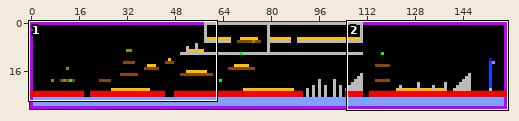
Edited in one commit: sprite sheet (src/resources/maps/level1.png). Above: a wide view before the commit, with the close-up outlined.
Close-up. Before the commit:
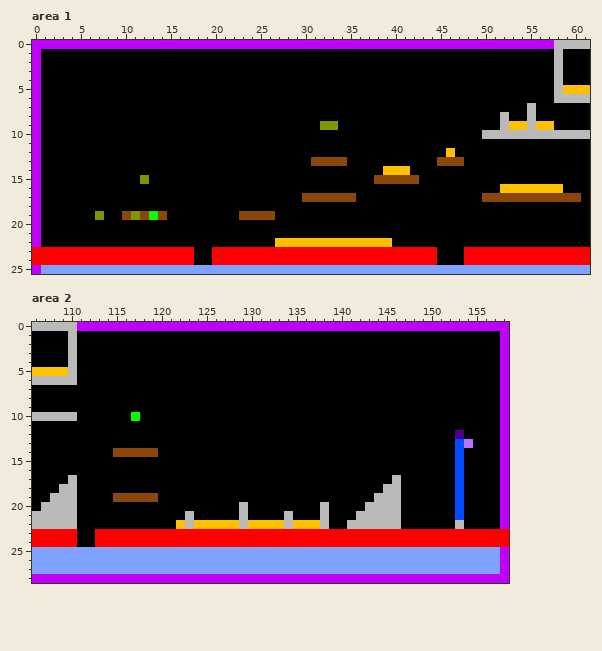
The file is 159x29 pixels. Shown: area 1: x 0..61, y 0..25; area 2: x 106..158, y 0..28.
The same view after the edit:
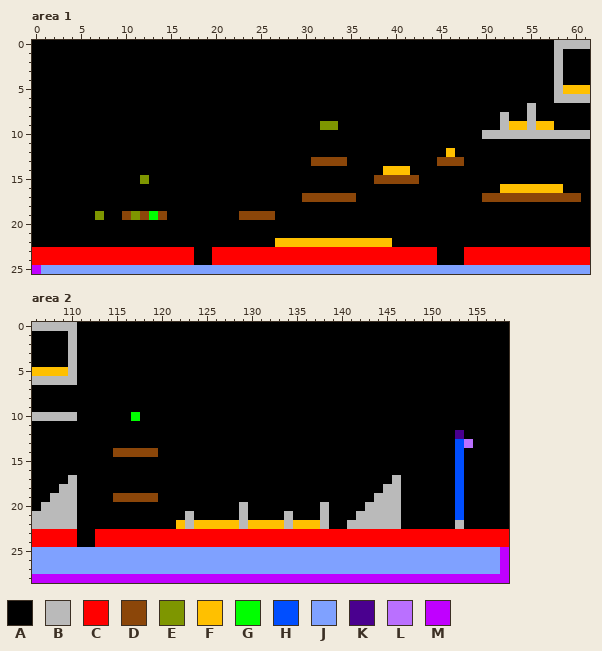
Palette (. is transparent): A #000000  B #bababa  C #ff0000  D #8b4609  E #7e9600  F #ffc000  G #00ff00  H #004eff  J #7fa1ff  K #4a008f  L #ba70ff  M #c000ff
What changed:
Area 1:
The edit turns colour M into colour A in row 0 at x 0 to 57; in rows 1 to 22 at x 0.
Area 2:
The edit turns colour M into colour A in row 0 at x 111 to 158; in rows 1 to 22 at x 158.
Pixel boxes of the changes (left, top, right, bottom) in both close-ups:
changed: (32, 40, 554, 247)
changed: (77, 322, 509, 529)
